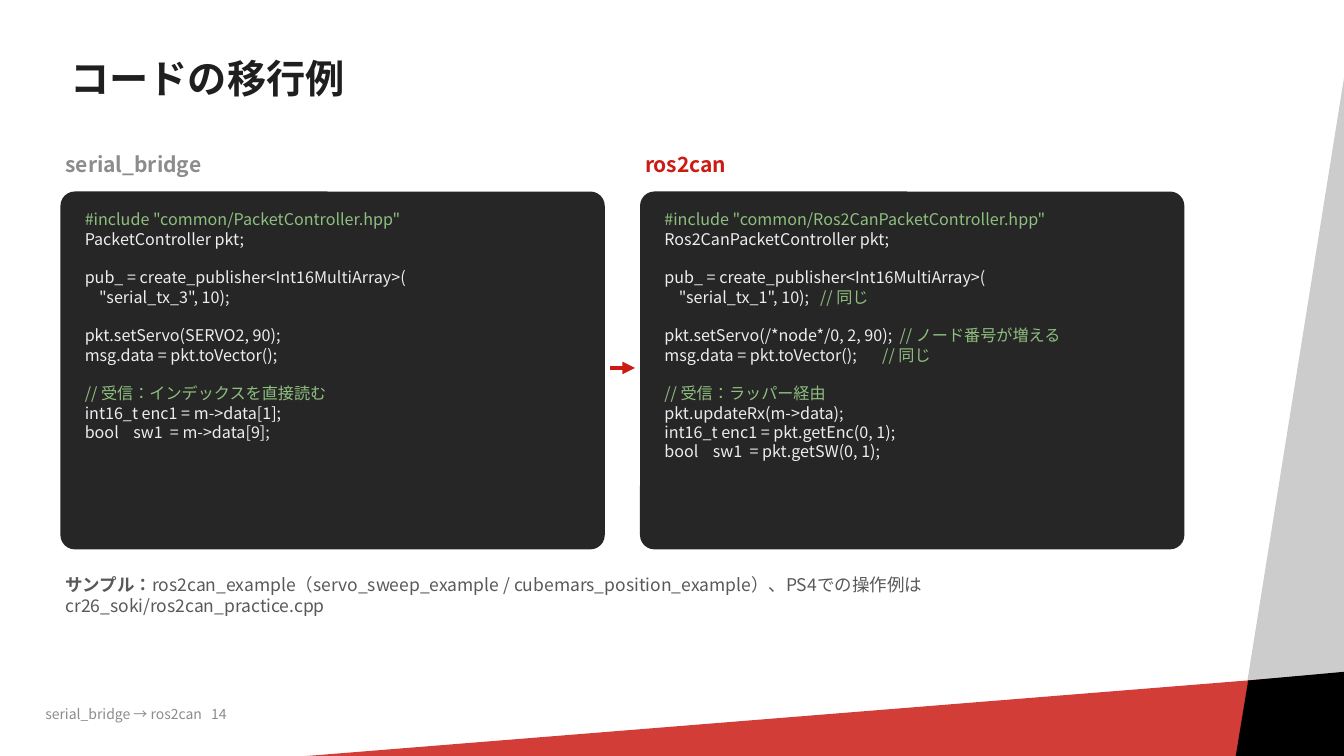
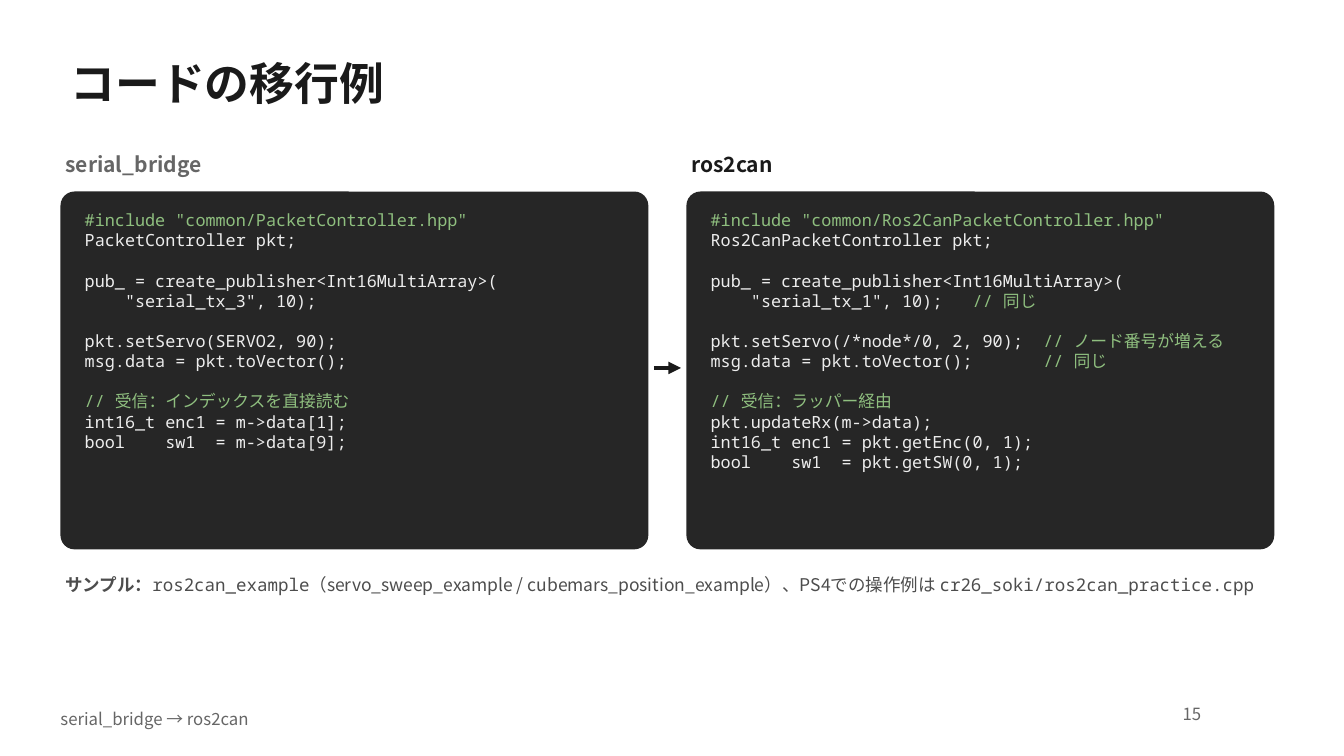
Before and after one commit to RRST-NHK-Project/ros2can, a slide deck: slide 15 of pptx/serial_bridgeからros2canへ_移行ガイド.pptx (slide 14 before the commit). Drawn at 1344x756 pixels with LibreOffice and Linux fonts; fonts in the diff are those of the drawing; background and template pictures are left out. Boxes give left, top, right and bottom in pixels: in the first picture for what was removed or moved away, otherwise in the second. Text is boxed around its words. In the diff, an @@ line names an element or a change of style, - is before the commit and + after.

```diff
--- a/pptx/serial_bridgeからros2canへ_移行ガイド.pptx
+++ b/pptx/serial_bridgeからros2canへ_移行ガイド.pptx
@@ rectangle removed at [1136,18,1344,756] @@
@@ title "コードの移行例" at [71,62,385,104]: size 28 to 32 pt, text colour #1F1F1F to #1A1A1A; line spacing 0.9 to 1 @@
@@ text "serial_bridge" at [66,155,202,177]: text colour #8C8C8C to #666666 @@
@@ text "ros2can": place and size @@
-text "ros2can" at [645,156,726,173]
+text "ros2can" at [691,156,772,173]
@@ text "ros2can" at [691,156,772,173]: text colour #CB1C14 to #1A1A1A @@
@@ rounded rectangle "#include "common/PacketController.hpp"": place and size @@
-rounded rectangle "#include "common/PacketController.hpp"" at [60,192,605,549]
+rounded rectangle "#include "common/PacketController.hpp"" at [60,192,648,549]
@@ rounded rectangle "#include "common/PacketController.hpp"" at [60,192,648,549]: size 11.5 to 12 pt, font Noto Sans CJK JP to Noto Sans Mono; proportions changed @@
@@ rounded rectangle "#include "common/Ros2CanPacketController.hpp"" at [687,192,1274,549]: size 11.5 to 12 pt, font Noto Sans CJK JP to Noto Sans Mono; proportions changed @@
@@ rounded rectangle "#include "common/Ros2CanPacketController.hpp"": place and size @@
-rounded rectangle "#include "common/Ros2CanPacketController.hpp"" at [640,192,1185,549]
+rounded rectangle "#include "common/Ros2CanPacketController.hpp"" at [687,192,1274,549]
@@ arrow moved from (610, 368) - (635, 368) to (654, 368) - (682, 368) @@
@@ arrow (654, 368) - (682, 368): stroke #CB1C14 3 pt to #1A1A1A 3 pt @@
@@ text "サンプル：ros2can_example（servo_sweep_example / cubemars_position ..." at [65,576,1255,595]: font Noto Sans CJK JP to Noto Sans Mono in "サンプル：ros2can_example（servo_sweep_example cr26_soki/ros2can_p ..."; text colour #595959 to #4D4D4D @@
@@ rectangle removed at [57,666,1344,756] @@
@@ parallelogram removed at [1218,666,1344,756] @@
@@ text removed at [45,708,227,723] @@
-serial_bridge → ros2can 14
@@ text added at [60,711,249,729], 12 pt, text #666666 @@
+serial_bridge → ros2can
@@ page number added at [1183,707,1202,720], 12 pt, text #666666 @@
+15
```
Also in this commit, not shown: 17 other slides changed, 1 slide added, 5 other files.
